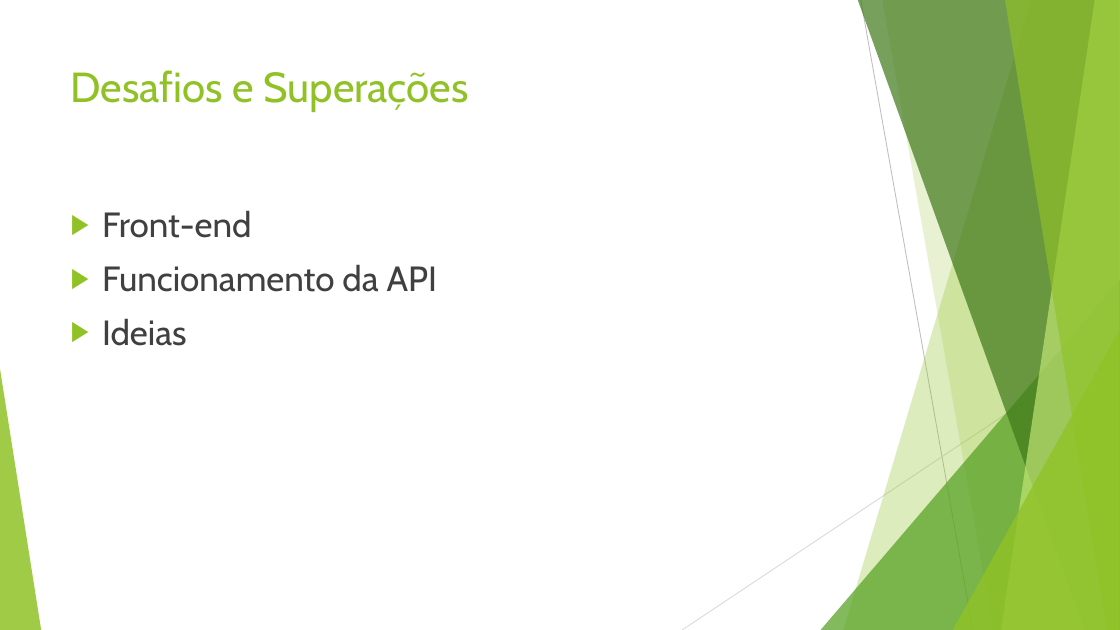
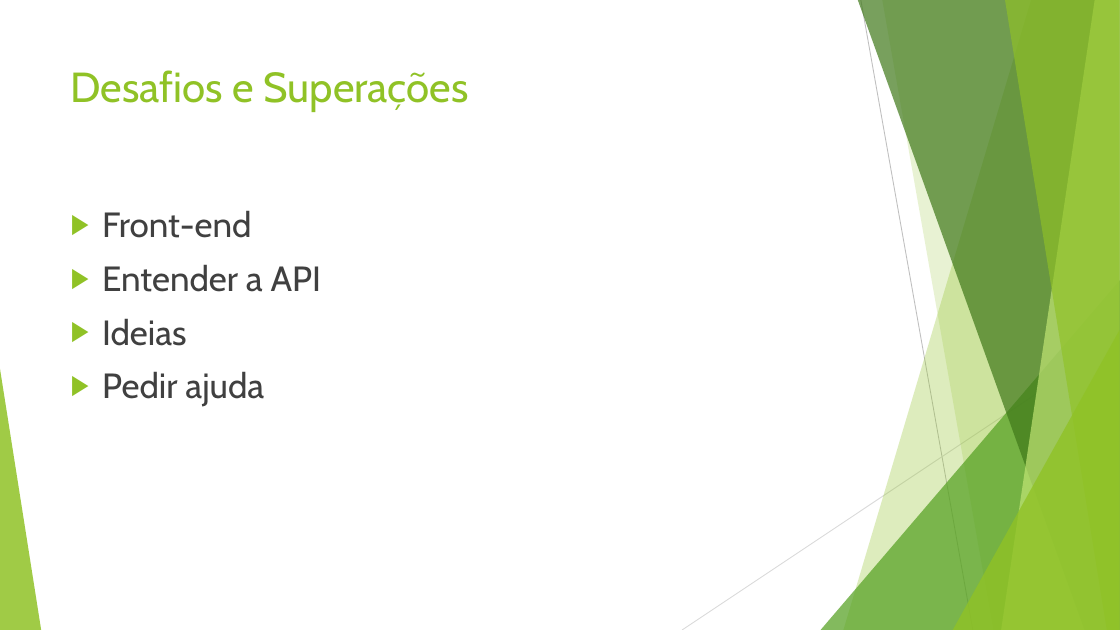
Before and after one commit to sitavares/projeto_individual_sptech, a slide deck: slide 10 of ppt/Projeto Individual.pptx. Drawn at 1120x630 pixels with LibreOffice and Linux fonts; fonts in the diff are those of the drawing. Boxes give left, top, right and bottom in pixels: in the first picture for what was removed or moved away, otherwise in the second. Text is boxed around its words. In the diff, an @@ line names an element or a change of style, - is before the commit and + after.

```diff
--- a/ppt/Projeto Individual.pptx
+++ b/ppt/Projeto Individual.pptx
@@ text at (102, 264, 321, 292): text changed @@
-▶ Funcionamento da API
+▶ Entender a API
@@ text at (102, 371, 264, 407): paragraph added @@
+▶ Pedir ajuda
```
Also in this commit, not shown: 1 other slide changed, 1 slide added, 1 slide removed, 4 other files.
